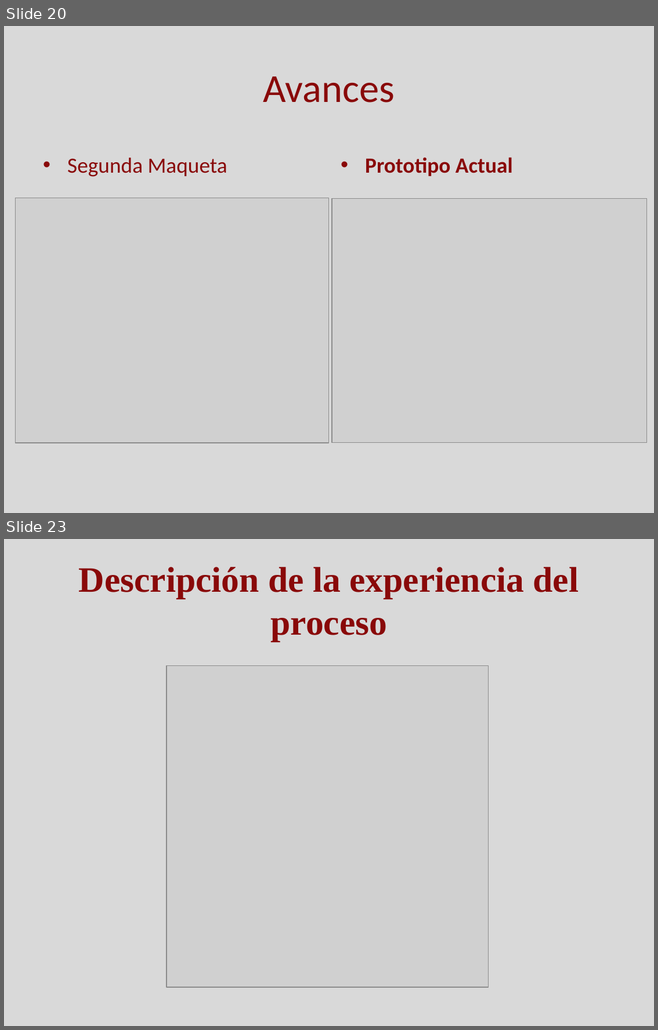
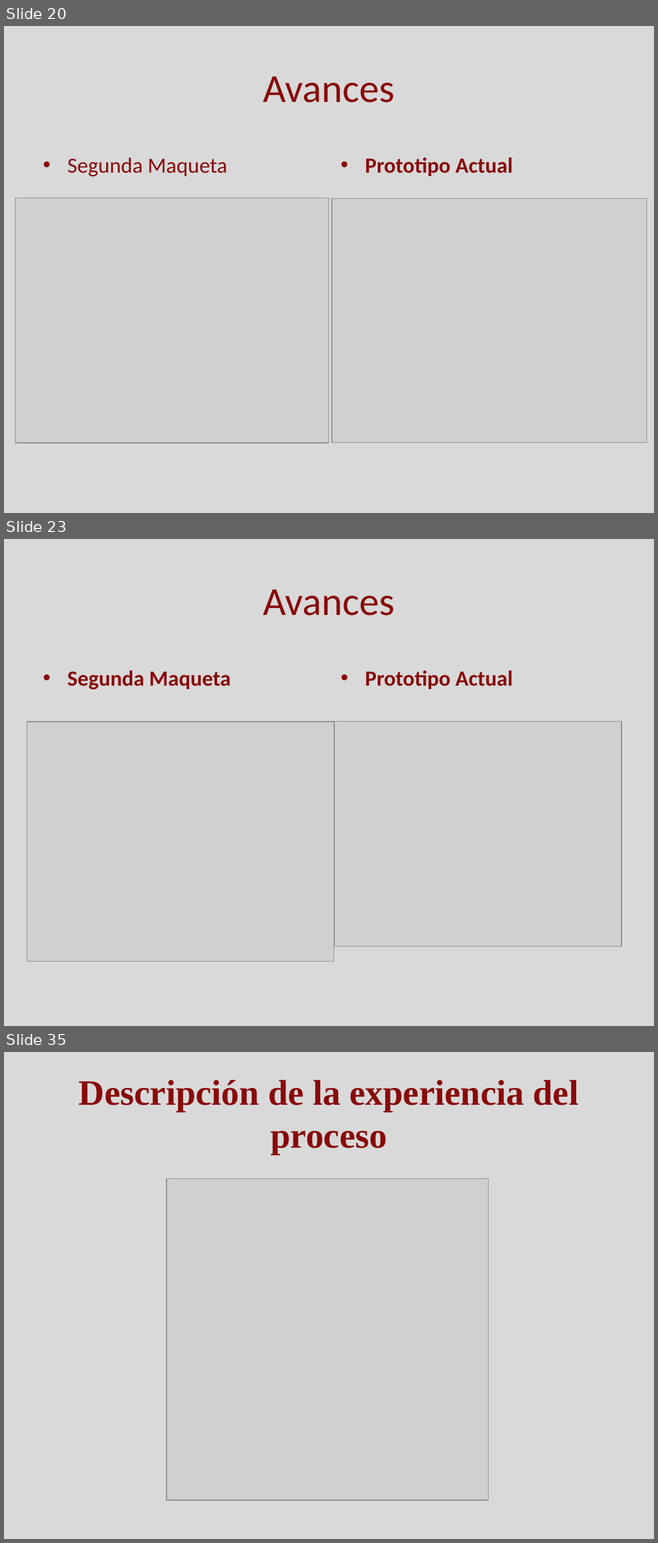
Before and after one commit to Skruptovski/SCTps, a slide deck: Documentación/Presentacion SCTPs.pptx. Shown one above the other, each under a label of ours: slides 20 and 23 before the commit, slides 20, 23 and 35 after it; the slides between them are not shown. The pictures are 658x1030 and 658x1543 pixels, drawn with LibreOffice and Linux fonts; fonts in the diff are those of the drawing; grey boxes stand for pictures. Boxes give left, top, right and bottom in pixels: in the first picture for what was removed or moved away, otherwise in the second. Text is boxed around its words. In the diff, an @@ line names an element or a change of style, - is before the commit and + after.

Commit message:
Actualización ppt

```diff
--- a/Documentación/Presentacion SCTPs.pptx
+++ b/Documentación/Presentacion SCTPs.pptx
@@ slide 23 added at (x1=4, y1=539, x2=654, y2=1026), background #D9D9D9 @@
@@ title added at (x1=263, y1=589, x2=395, y2=616), 44 pt, text #890909 @@
+Avances
@@ text added at (x1=67, y1=670, x2=231, y2=690), 24 pt, text #890909, bold @@
+• Segunda Maqueta
@@ text added at (x1=365, y1=670, x2=513, y2=689), 24 pt, text #890909, bold @@
+• Prototipo Actual
@@ picture added at (x1=27, y1=722, x2=334, y2=961) @@
@@ picture added at (x1=334, y1=722, x2=621, y2=946) @@
@@ what was slide 23 is now slide 35 @@
```
Also in this commit, not shown: 2 slides changed, 12 other slides added, 1 slide removed, 2 other files.
